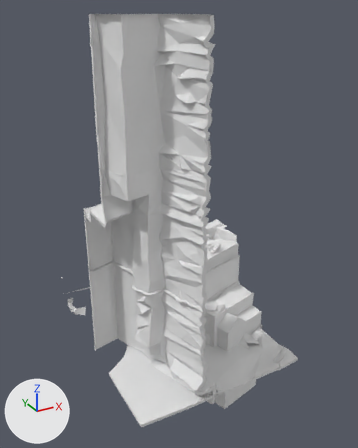
Before and after pictures for a commit that changed the glTF model hero-tiles/chunk_1_0.glb.
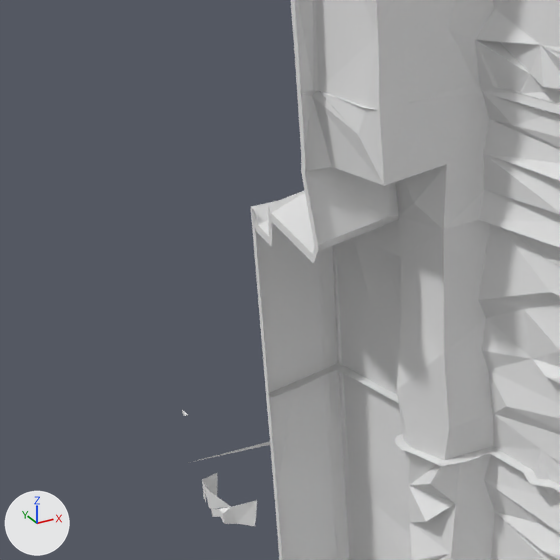
Each version appears first whole from a 50 mm lens placed at (3.8, -156.0, 103.9), pointed at (76.2, -24.3, 38.1), and next in a close-up on the part from 0% to 52% of the width and 31% to 73% of the height. Lighting does not change. The marker at lower left points along +X, +Y and +Z. The last two pictures show the newer version. Vertices at exactly the same position are counted once.

Before the edit, the objects in view are built like this:
```python
me_mesh_0 = bpy.data.meshes.new('Mesh_0')
me_mesh_0.from_pydata(...)  # 2460 vertices, 4202 faces; spans x 44.0..100.4, y -61.3..15.0, z -30.2..102.3
# faces by material slot: [1922, 1002, 1278]
me_mesh_0.materials.append(mat_material_0)  # its picture is missing
me_mesh_0.materials.append(mat_material_1)  # its picture is missing
me_mesh_0.materials.append(mat_material_2)  # its picture is missing
ob_hero_chunk = bpy.data.objects.new('hero-chunk', me_mesh_0)
ob_hero_chunk.location = (0.0, 0.0, 0.0)
```
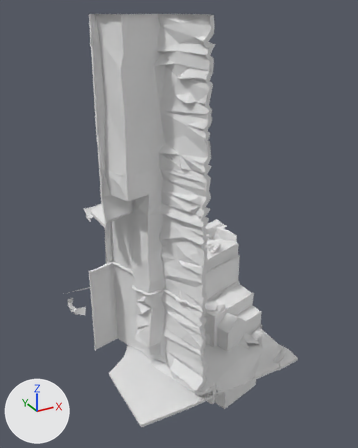
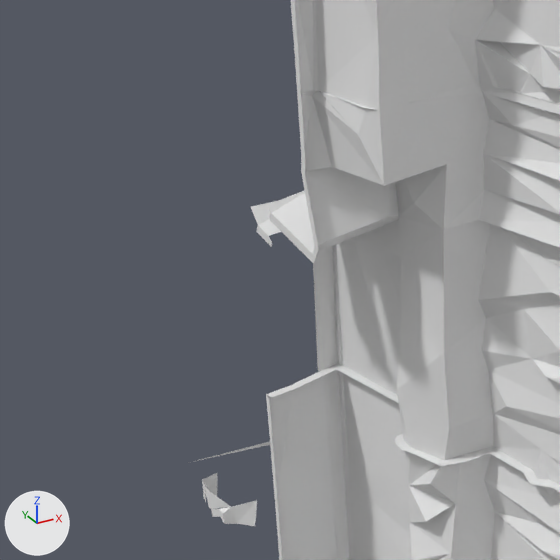
Changed parts and their boxes [x1, y1, x2, y2] in the close-ups (560 x 560 px):
'hero-chunk', reshaped: before [182, 0, 560, 560]; after [189, 0, 560, 560]
part 1 of me_mesh_0, deleted: before [251, 206, 335, 398]

Patch to the scene script:
```diff
--- a/hero-tiles/chunk_1_0.glb.py
+++ b/hero-tiles/chunk_1_0.glb.py
@@ me_mesh_0 @@
 # used by ob_hero_chunk; location = (0.0, 0.0, 0.0)
-me_mesh_0.from_pydata(...)  # 2460 vertices, 4202 faces; spans x 44.0..100.4, y -61.3..15.0, z -30.2..102.3
+me_mesh_0.from_pydata(...)  # 2447 vertices, 4174 faces; spans x 44.0..100.4, y -61.3..15.0, z -30.2..102.3
+# me_mesh_0 part 1
+# 7 vertices are removed from x 44.0..44.3, y -26.6..-25.3, z 29.4..50.1
+# 20 faces are deleted
+# other edits to the shape of me_mesh_0 do not show in these pictures
 me_mesh_0.materials.append(mat_material_0)
```
